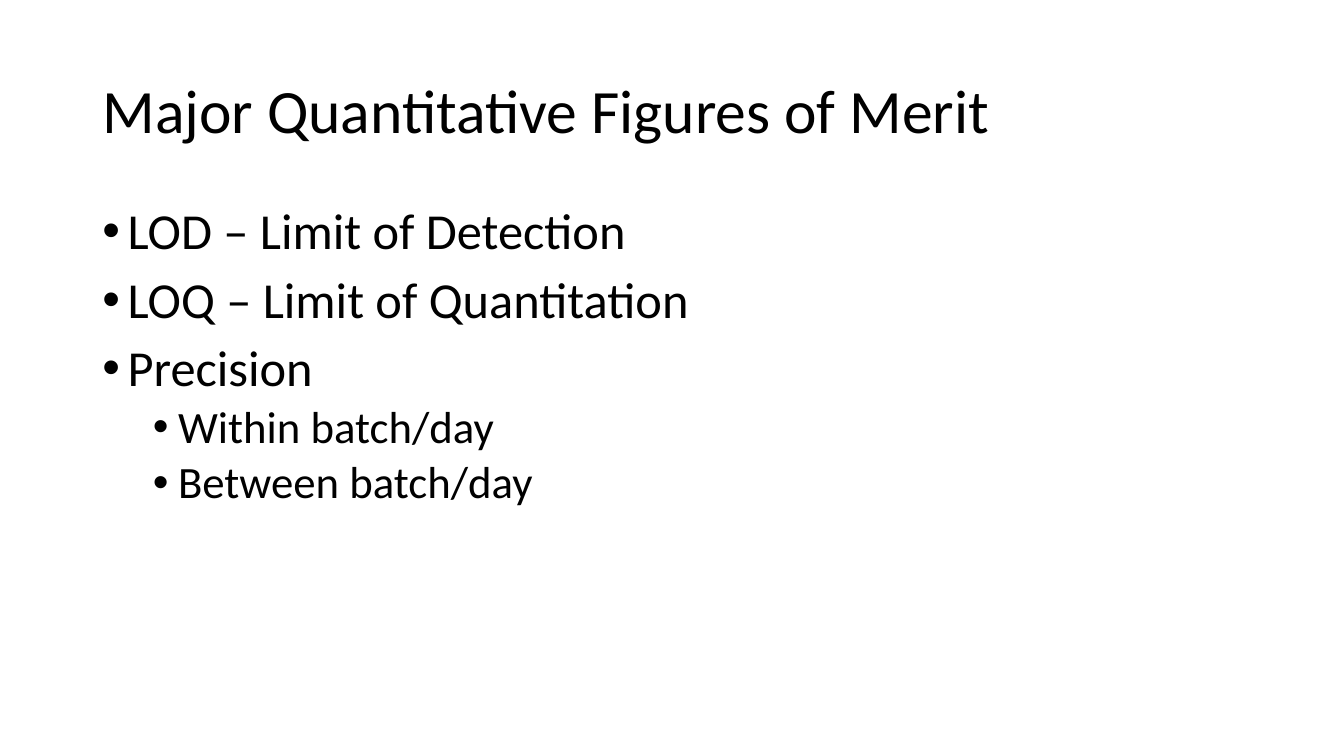
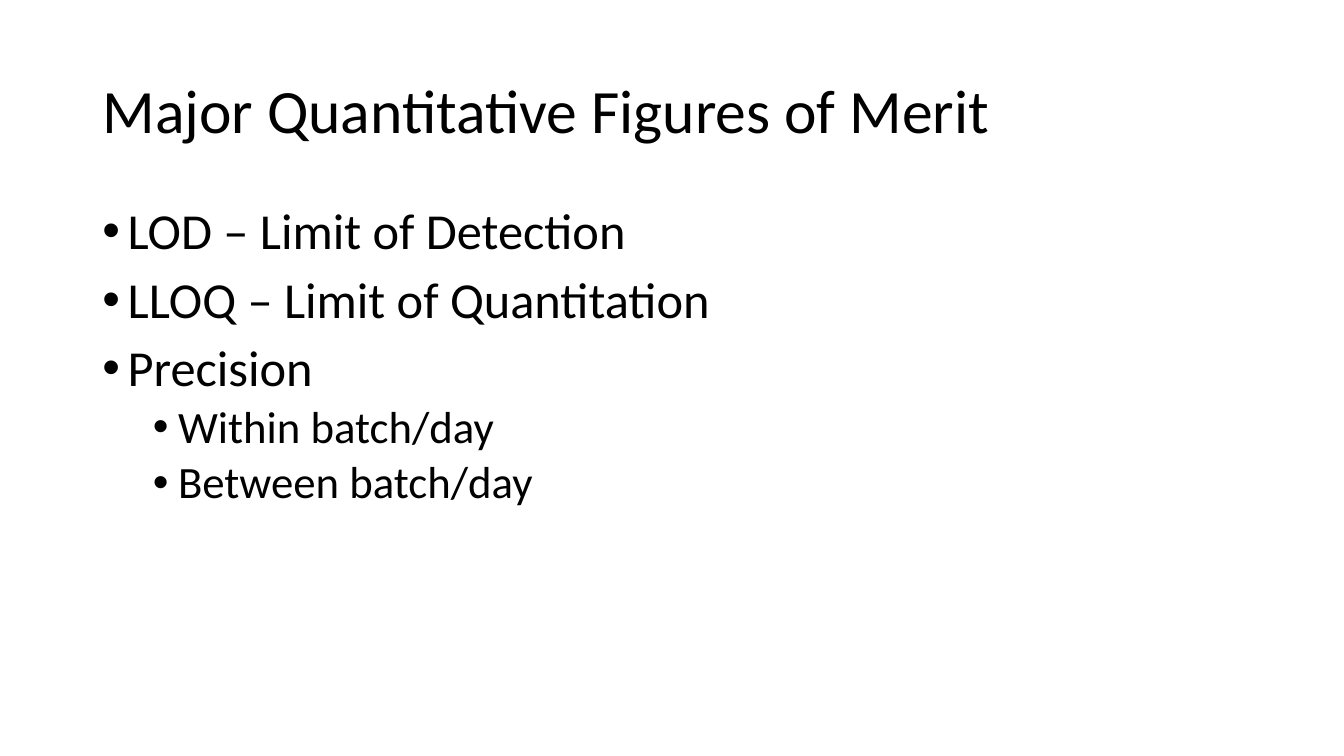
Before and after one commit to beliveau-lab/gen575, a slide deck: slide 20 of lectures/3.Quant101.Calibration.pptx (slide 16 before the commit). Drawn at 1344x756 pixels with LibreOffice and Linux fonts; fonts in the diff are those of the drawing. Boxes give left, top, right and bottom in pixels: in the first picture for what was removed or moved away, otherwise in the second. Text is boxed around its words. In the diff, an @@ line names an element or a change of style, - is before the commit and + after.

```diff
--- a/lectures/3.Quant101.Calibration.pptx
+++ b/lectures/3.Quant101.Calibration.pptx
@@ text at (x1=128, y1=283, x2=710, y2=325): text changed @@
-• LOQ – Limit of Quantitation
+• LLOQ – Limit of Quantitation
```
Also in this commit, not shown: 2 other slides changed, 13 slides added.
